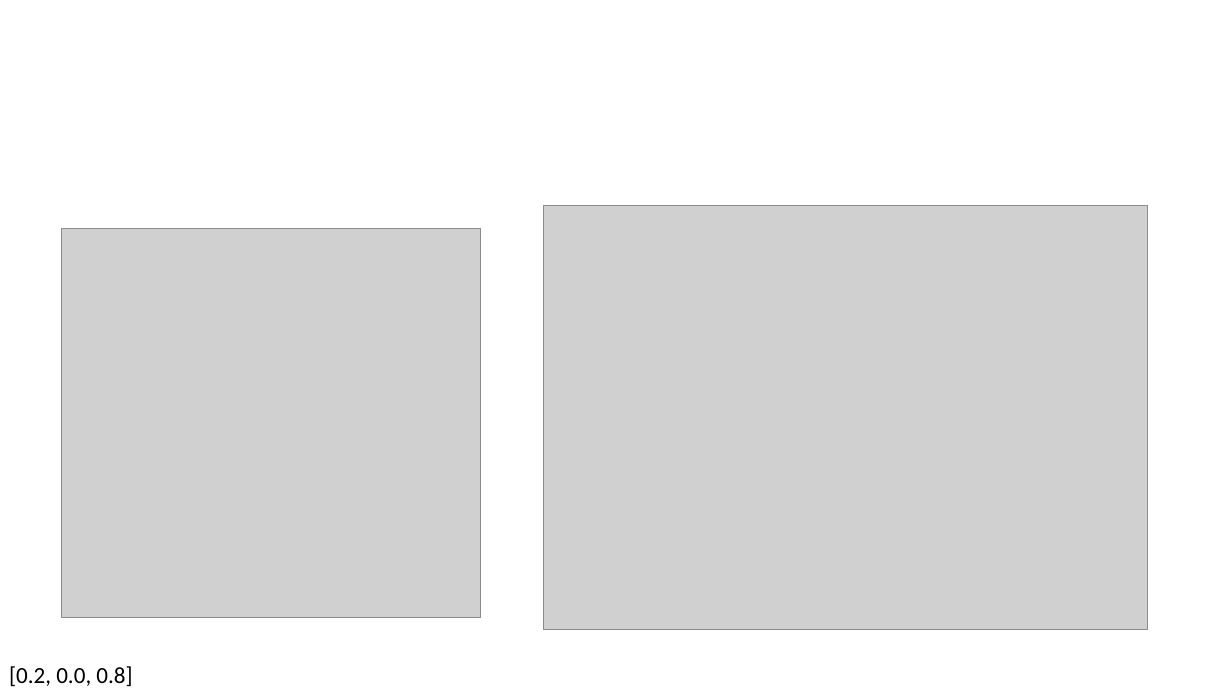
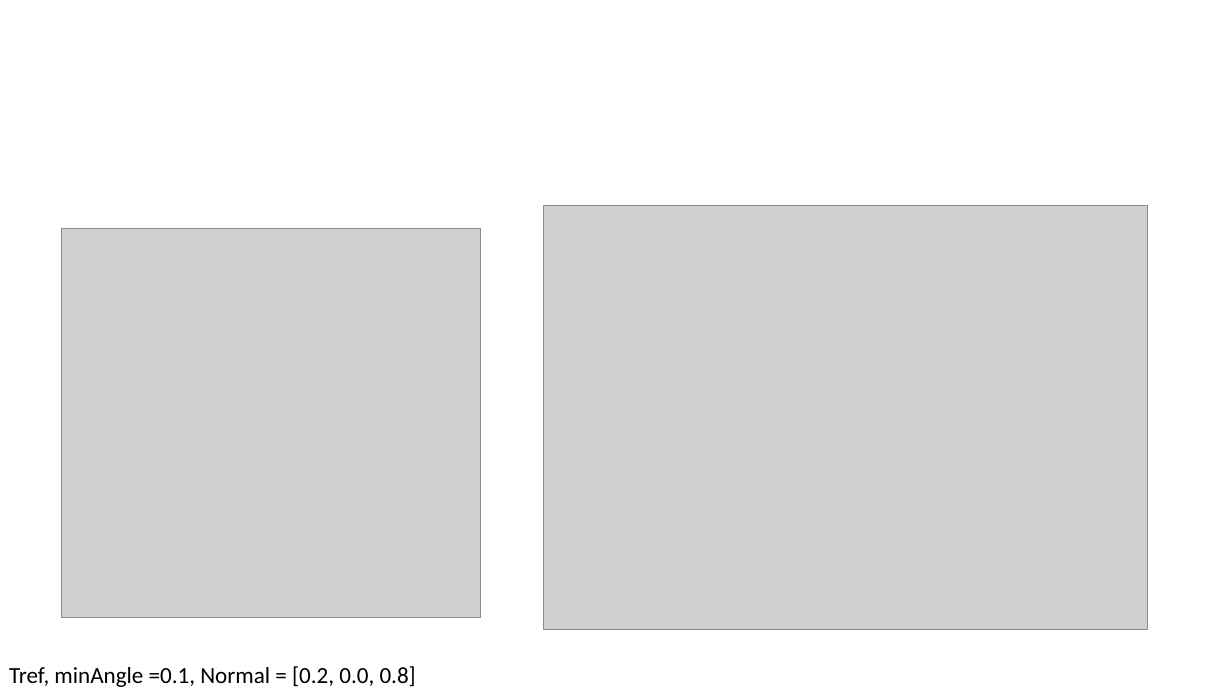
Before and after one commit to DesignEngrLab/TVGL, a slide deck: slide 5 of TVGLTest/Silhouette Tests/Silhouette Tests.pptx (slide 6 before the commit). Drawn at 1232x693 pixels with LibreOffice and Linux fonts; fonts in the diff are those of the drawing; grey boxes stand for pictures. Boxes give left, top, right and bottom in pixels: in the first picture for what was removed or moved away, otherwise in the second. Text is boxed around its words. In the diff, an @@ line names an element or a change of style, - is before the commit and + after.

```diff
--- a/TVGLTest/Silhouette Tests/Silhouette Tests.pptx
+++ b/TVGLTest/Silhouette Tests/Silhouette Tests.pptx
@@ text at box(9, 666, 416, 687): text changed @@
-[0.2, 0.0, 0.8]
+Tref, minAngle =0.1, Normal = [0.2, 0.0, 0.8]
```
Also in this commit, not shown: 1 other slide changed, 2 slides added, 2 slides removed, 1 other file.
